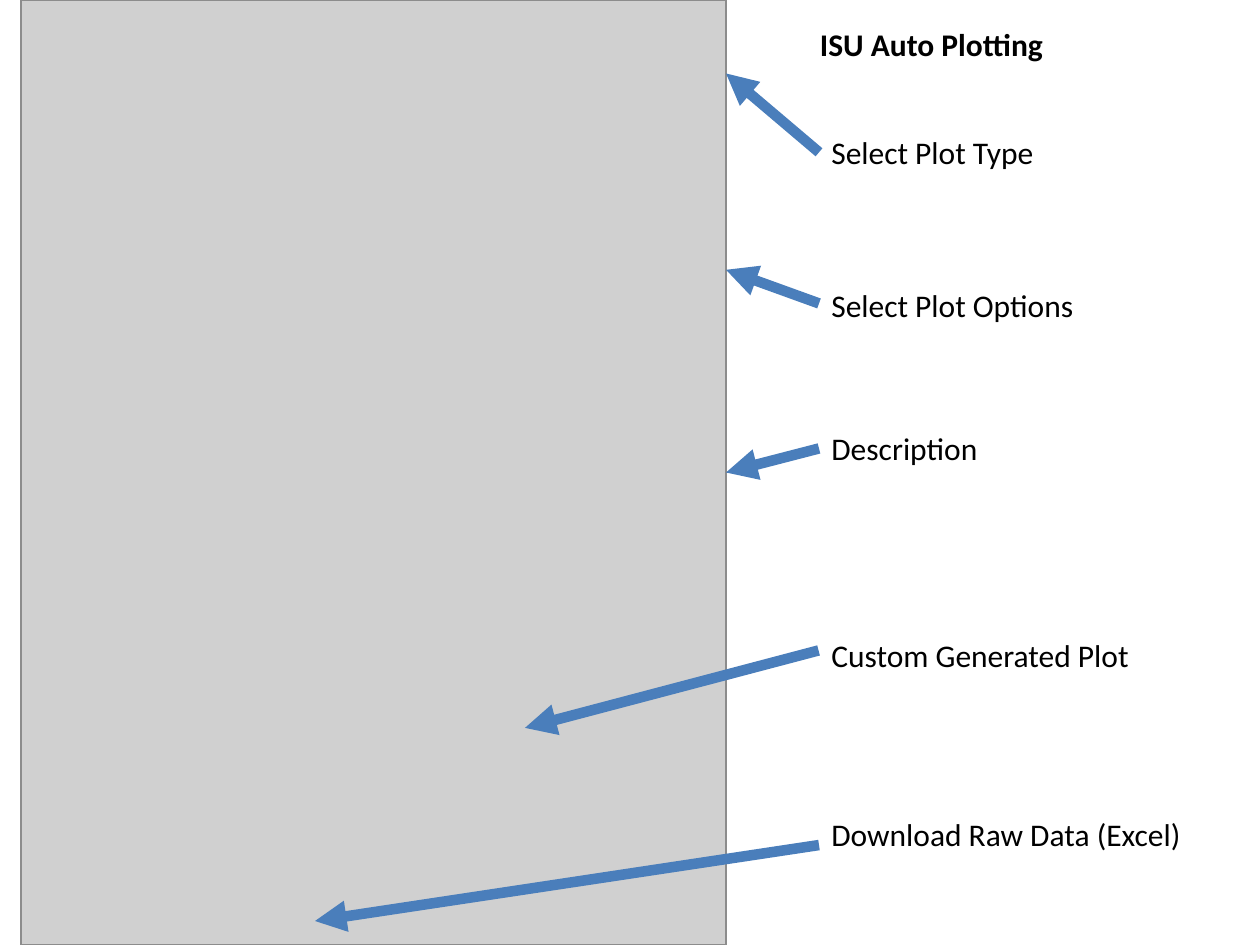
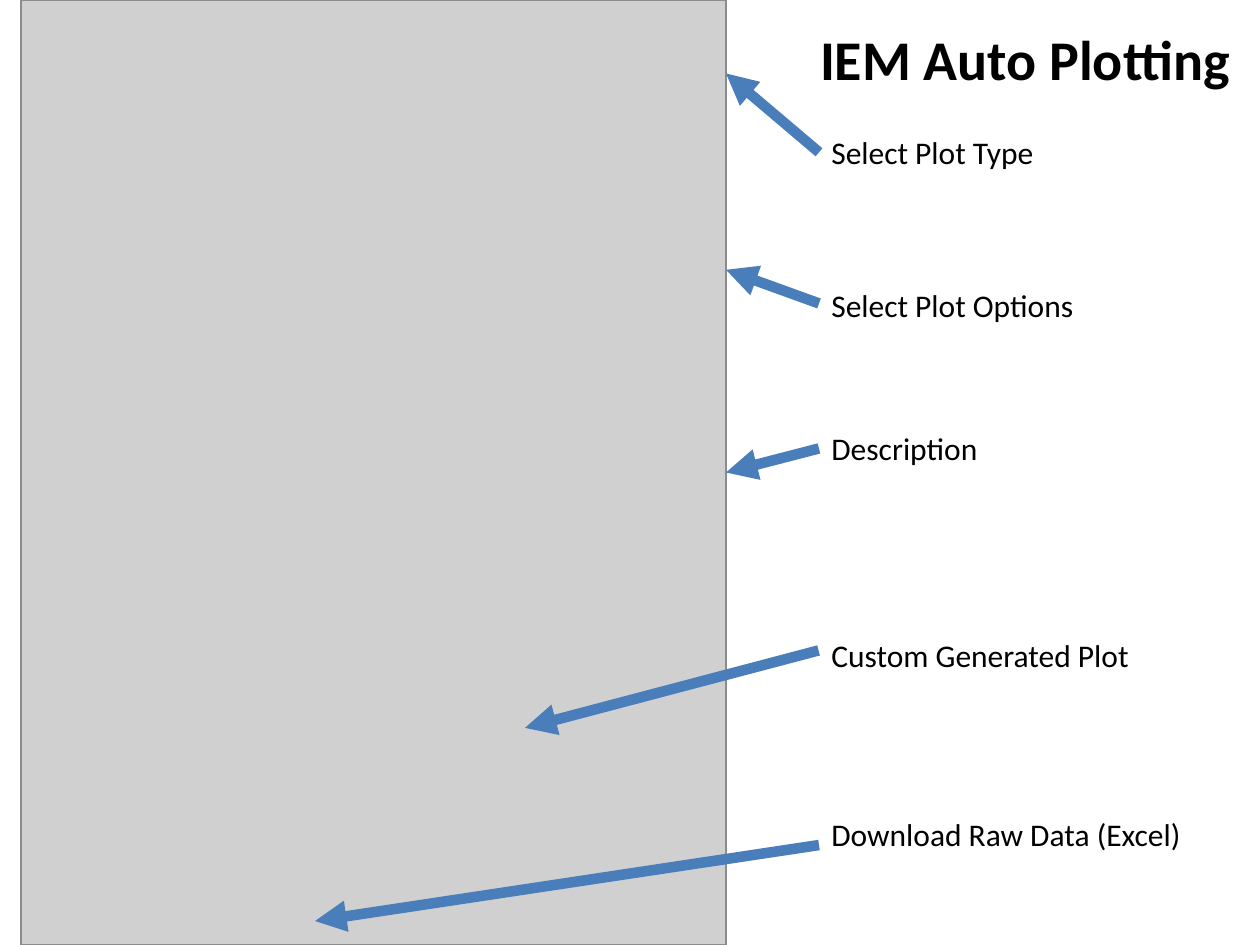
Before and after one commit to akrherz/akrherz, a slide deck: slide 12 of presentations/180301_seiara/herzmann_seiara.pptx. Drawn at 1260x945 pixels with LibreOffice and Linux fonts; fonts in the diff are those of the drawing; grey boxes stand for pictures. Boxes give left, top, right and bottom in pixels: in the first picture for what was removed or moved away, otherwise in the second. Text is boxed around its words. In the diff, an @@ line names an element or a change of style, - is before the commit and + after.

```diff
--- a/presentations/180301_seiara/herzmann_seiara.pptx
+++ b/presentations/180301_seiara/herzmann_seiara.pptx
@@ text at (x1=820, y1=40, x2=1229, y2=90): text changed; size 18 to 32 pt @@
-ISU Auto Plotting
+IEM Auto Plotting
```
Also in this commit, not shown: 2 other slides changed, 1 other file.
